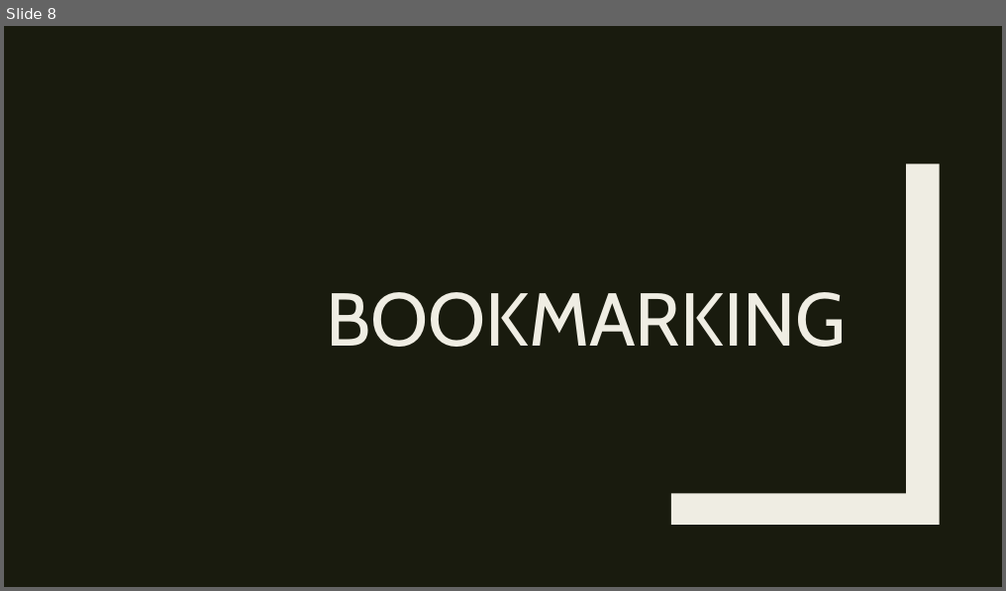
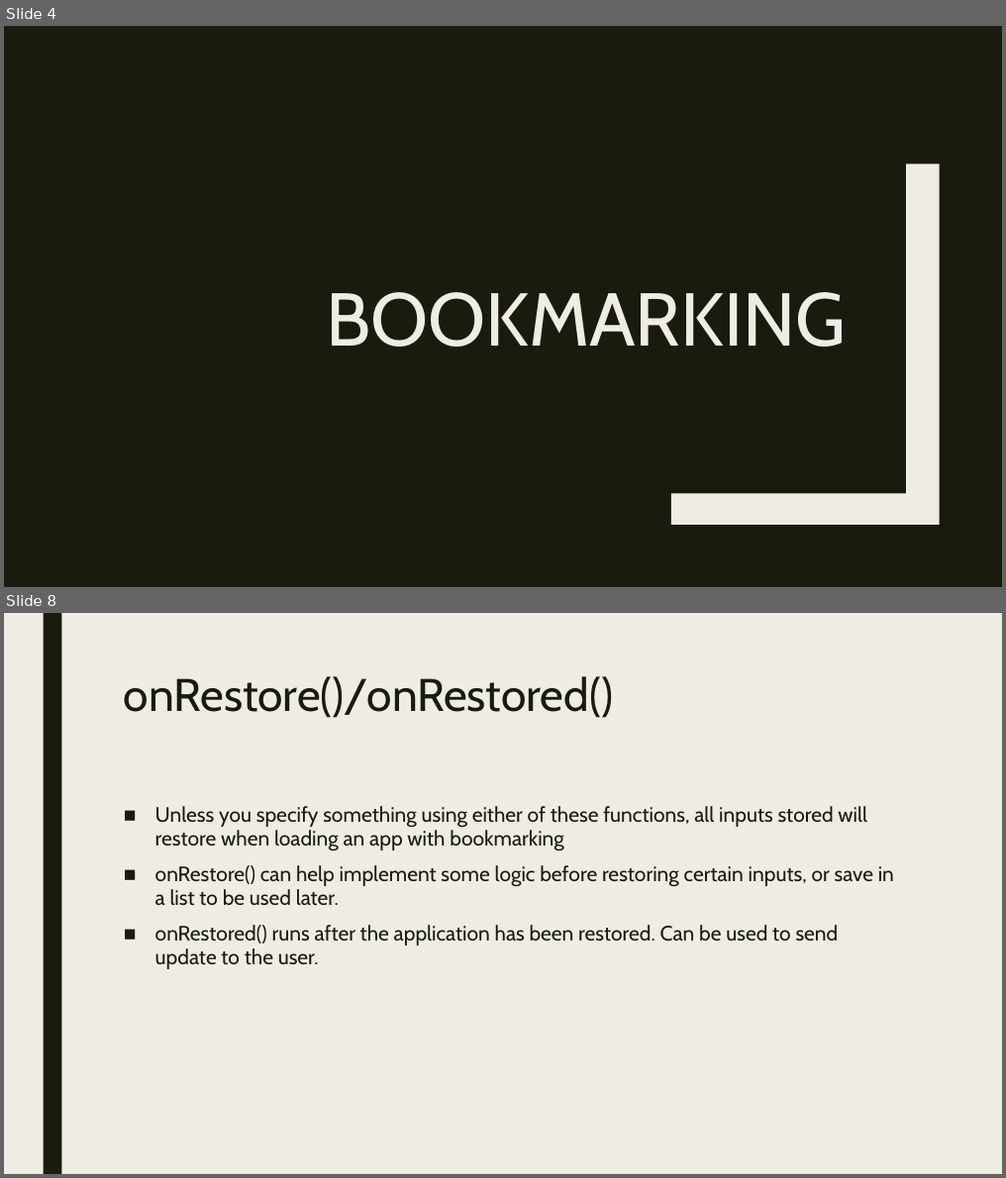
Before and after one commit to RforOperations2018/Class_5, a slide deck: Class 6.pptx. Shown one above the other, each under a label of ours: slide 8 before the commit, slides 4 and 8 after it; the slides between them are not shown. The pictures are 1006x591 and 1006x1178 pixels, drawn with LibreOffice and Linux fonts; fonts in the diff are those of the drawing. Boxes give left, top, right and bottom in pixels: in the first picture for what was removed or moved away, otherwise in the second. Text is boxed around its words. In the diff, an @@ line names an element or a change of style, - is before the commit and + after.

```diff
--- a/Class 6.pptx
+++ b/Class 6.pptx
@@ slide 8 added at (x1=4, y1=613, x2=1002, y2=1174), background #EFEDE3 @@
@@ rectangle added at (x1=43, y1=613, x2=61, y2=1174), fill #191B0E @@
@@ title added at (x1=124, y1=676, x2=613, y2=718), 44 pt, text #191B0E @@
+onRestore()/onRestored()
@@ text added at (x1=155, y1=806, x2=894, y2=969), 20 pt, text #191B0E @@
+■ Unless you specify something using either of these functions, all inputs stored will restore when loading an app with bookmarking
+■ onRestore() can help implement some logic before restoring certain inputs, or save in a list to be used later.
+■ onRestored() runs after the application has been restored. Can be used to send update to the user.
@@ what was slide 8 is now slide 4 @@
```
Also in this commit, not shown: 3 slides changed, 10 other slides added, 2 other files.
